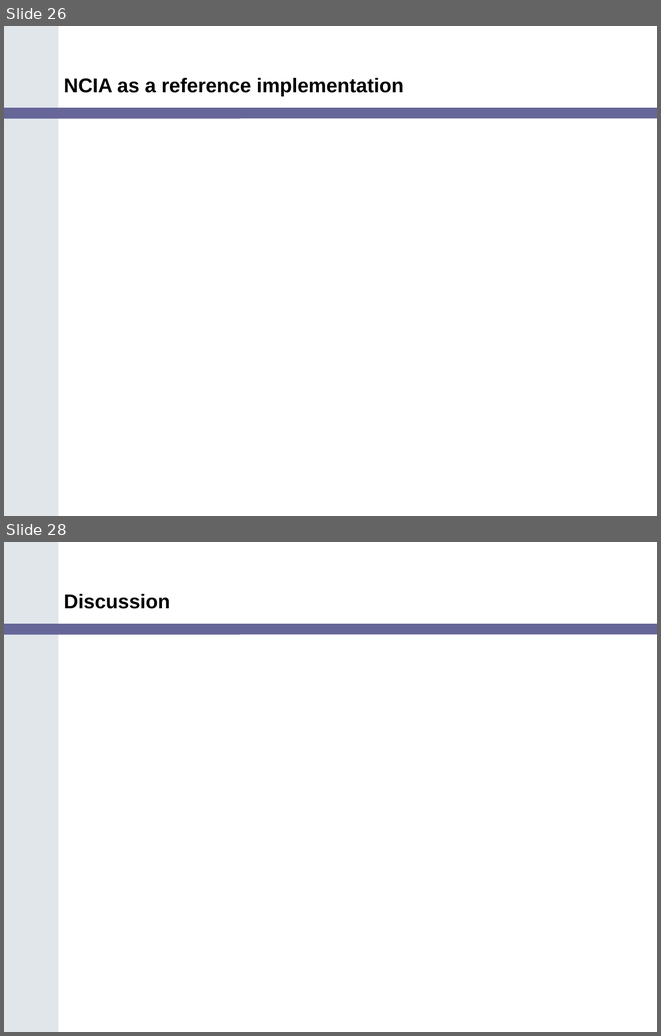
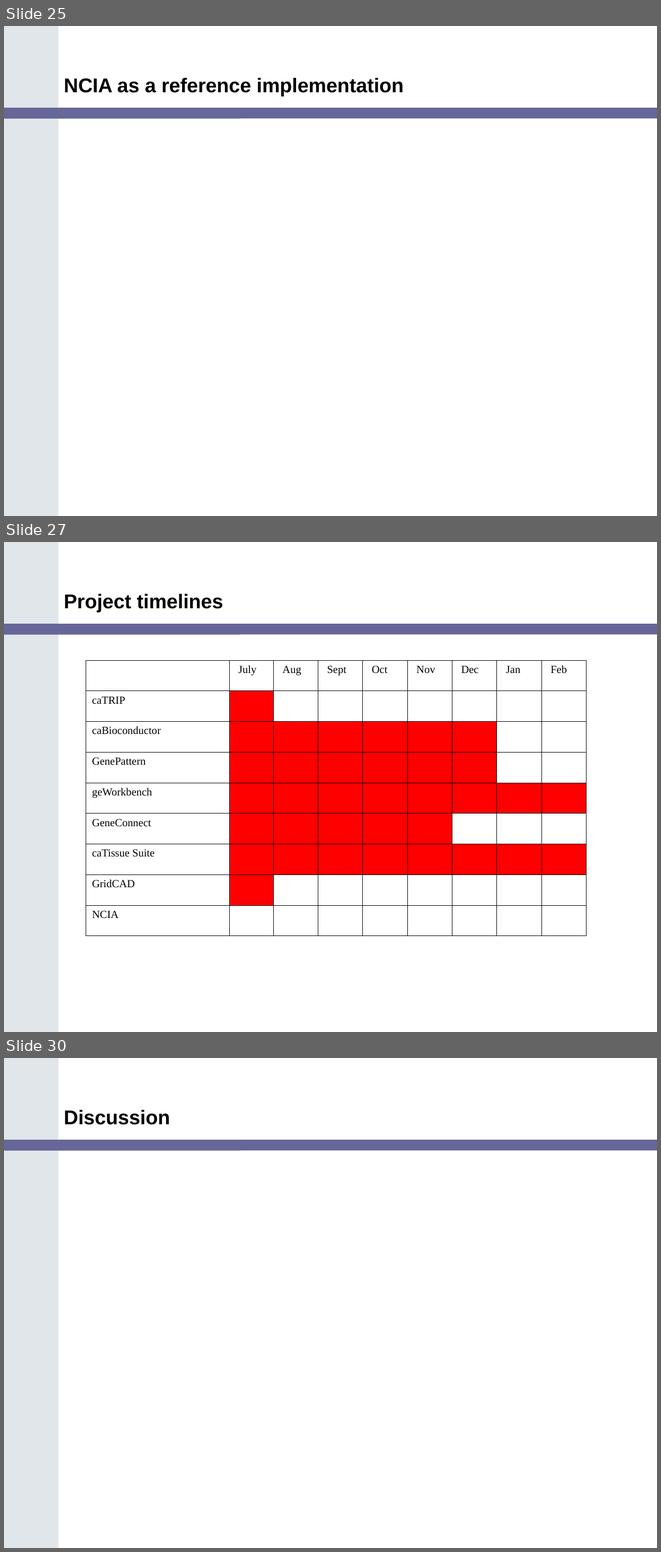
Before and after one commit to NCIP/cagrid-docs, a slide deck: presentations/200607_VCDE_ARCH/Ref_Impl_Arch_VCDE_2006_07.ppt. Shown one above the other, each under a label of ours: slides 26 and 28 before the commit, slides 25, 27 and 30 after it; the slides between them are not shown. The pictures are 661x1036 and 661x1552 pixels, drawn with LibreOffice and Linux fonts; fonts in the diff are those of the drawing; background and template pictures are left out. Boxes give left, top, right and bottom in pixels: in the first picture for what was removed or moved away, otherwise in the second. Text is boxed around its words. In the diff, an @@ line names an element or a change of style, - is before the commit and + after.

Commit message:
added detail for projects and summary slides

```diff
--- a/presentations/200607_VCDE_ARCH/Ref_Impl_Arch_VCDE_2006_07.ppt
+++ b/presentations/200607_VCDE_ARCH/Ref_Impl_Arch_VCDE_2006_07.ppt
@@ slide 27 added at (x1=4, y1=542, x2=657, y2=1032), background #FFFFFF; not listed: 2 template elements that a slide beside it also shows @@
@@ title added at (x1=64, y1=593, x2=223, y2=612), 22 pt, text #000000, bold @@
+Project timelines
@@ table added at (x1=86, y1=660, x2=586, y2=920), 9 rows, 9 columns @@
+ | July | Aug | Sept | Oct | Nov | Dec | Jan | Feb
+caTRIP |  |  |  |  |  |  |  | 
+caBioconductor |  |  |  |  |  |  |  | 
+GenePattern |  |  |  |  |  |  |  | 
+geWorkbench |  |  |  |  |  |  |  | 
+GeneConnect |  |  |  |  |  |  |  | 
+caTissue Suite |  |  |  |  |  |  |  | 
+GridCAD |  |  |  |  |  |  |  | 
+NCIA |  |  |  |  |  |  |  | 
@@ what was slide 26 is now slide 25 @@
@@ what was slide 28 is now slide 30 @@
```
Also in this commit, not shown: 8 slides changed, 6 other slides added, 5 slides removed.
